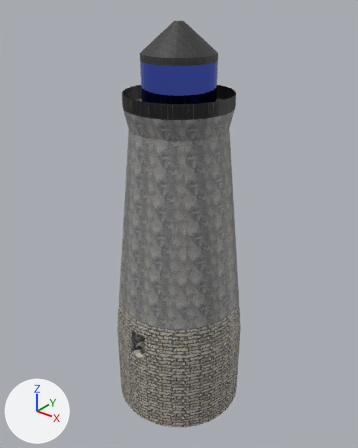
One commit to the Blender file assets/lighthouse.blend: the scene before it, then after it.
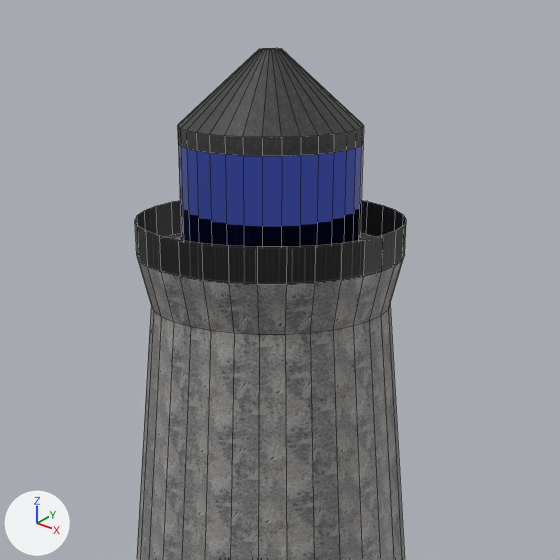
Each version appears first whole from a 50 mm camera at (21.1, -26.4, 24.7) aimed at (-0.2, 0.2, 8.2), and next in a close-up on the part from 18% to 84% of the width and 0% to 53% of the height. Lighting does not change. The marker at lower left points along +X, +Y and +Z. The close-ups show mesh edges as thin lines.

Objects in the first close-up: 'Lighthouse-col'.
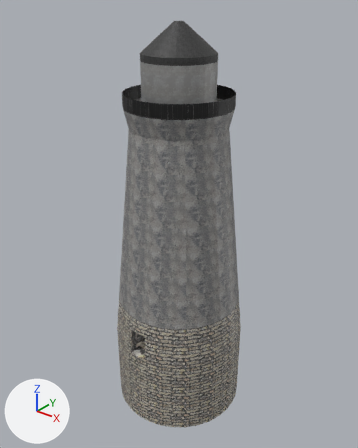
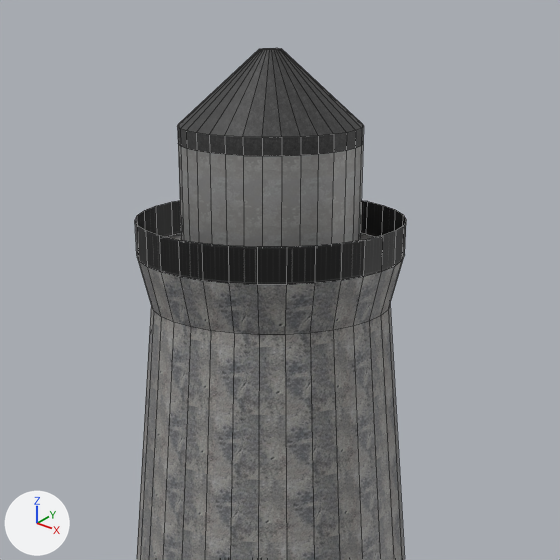
Where the change shows, as pixel boxes [x1, y1, x2, y2] in the close-ups (560 x 560 px):
'Lighthouse-col', surface changed (blue to grey)
    both: [177, 144, 365, 250]

Edits to the bpy script that builds the scene:
```text
Add img_glass_png:
    img_glass_png = load_image('glass.png', 'glass.png', 100, 100, 'sRGB')
Change mat_windows:
    remove mat_windows.base_color = (0.106, 0.164, 0.8)  # blue #5c71e7
    add mat_windows.texture = img_glass_png
    mat_windows.metallic: 1.0 -> 0.598
    mat_windows.roughness: 0.0 -> 0.559
```
